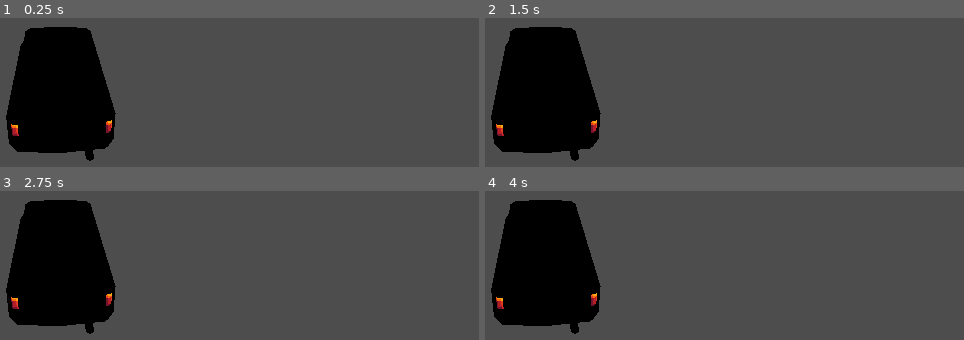
Above: before the commit, frames 1-4 (two rows, left to right).
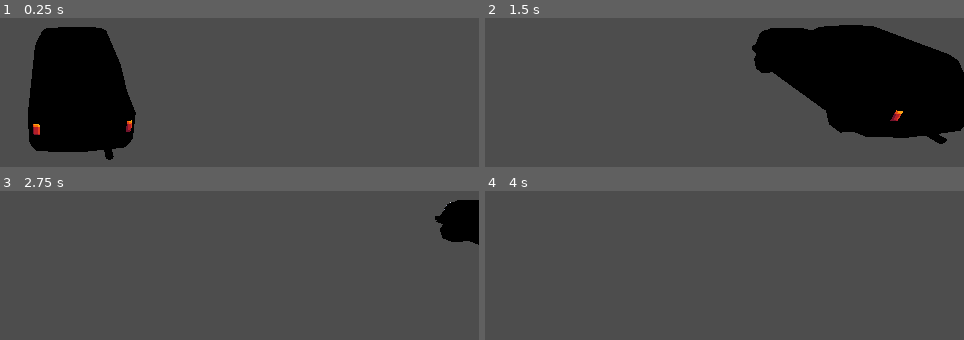
Above: after the commit, the same moments.

Repository: justinbiron/iCanRepository
Game: Godot game, scene res://main_screen.tscn
Same seed, same stepped clock (60 frames per second), same inputs: the game is played once before the commit and once after it.
Inputs:
- Up to frame 1 (0.25 s): no input
- Up to frame 2 (1.5 s): tap Enter at 0.5 s; hold D (Right, bound only after the commit) 0.53-1.28 s; hold A (Left, bound only after the commit) from 1.28 s (still down)
- Up to frame 3 (2.75 s): release A (Left, bound only after the commit) at 2.03 s; hold D (Right, bound only after the commit) from 2.03 s (still down)
- Up to frame 4 (4 s): tap Space at 3.5 s; release D (Right, bound only after the commit) at 3.53 s; hold A (Left, bound only after the commit) from 3.53 s (still down)

The runs differ from the first frame. In frame 1, 6.9% of the frame differs, in the area x 1-29%, y 6-96%; in frame 2, 41%, in the area x 1-100%, y 4-96%; in frame 3, 18%; in frame 4, 16%.

Commit message:
even more changes
even more changes

Diff:
--- a/deer-dodge--deluxe/main_screen.tscn
+++ b/deer-dodge--deluxe/main_screen.tscn
@@ -1,6 +1,7 @@
-[gd_scene load_steps=3 format=3 uid="uid://bbw7n2hshocvo"]
+[gd_scene load_steps=4 format=3 uid="uid://bbw7n2hshocvo"]
 
 [ext_resource type="PackedScene" uid="uid://e88cbc7elxeg" path="res://pixel_car.glb" id="1_tjn2e"]
+[ext_resource type="Script" uid="uid://cikaa0jf4tf6r" path="res://vehicleMovement.gd" id="1_w0p2i"]
 
 [sub_resource type="PhysicsMaterial" id="PhysicsMaterial_0hkt3"]
 
@@ -10,14 +11,17 @@
 physics_material_override = SubResource("PhysicsMaterial_0hkt3")
 
 [node name="VehicleBody3D" type="VehicleBody3D" parent="."]
+gravity_scale = 0.0
+script = ExtResource("1_w0p2i")
 
 [node name="MeshInstance3D" type="MeshInstance3D" parent="VehicleBody3D"]
+transform = Transform3D(1, 0, 0, 0, 1, 0, 0, 0, 1, 0.24886227, 0, 0)
+
+[node name="Sketchfab_Scene2" parent="VehicleBody3D/MeshInstance3D" instance=ExtResource("1_tjn2e")]
+transform = Transform3D(1, 0, 0, 0, 1, 0, 0, 0, 1, -0.3085661, 2.4912415, -0.46528625)
+metadata/_edit_lock_ = true
 
 [node name="CollisionShape3D" type="CollisionShape3D" parent="VehicleBody3D"]
 
 [node name="Camera3D" type="Camera3D" parent="."]
 transform = Transform3D(0.9961576, 0.023537606, -0.084356934, 0.025602248, 0.8428668, 0.5375129, 0.08375342, -0.53760725, 0.83902556, -0.38346314, 5.3926864, 3.5707192)
-
-[node name="Sketchfab_Scene2" parent="." instance=ExtResource("1_tjn2e")]
-transform = Transform3D(1, 0, 0, 0, 1, 0, 0, 0, 1, -0.3085661, 2.4912415, -0.46528625)
-metadata/_edit_lock_ = true
--- a/deer-dodge--deluxe/project.godot
+++ b/deer-dodge--deluxe/project.godot
@@ -17,10 +17,14 @@
 
 [input]
 
-Forward={
+Left={
 "deadzone": 0.2,
 "events": [Object(InputEventKey,"resource_local_to_scene":false,"resource_name":"","device":0,"window_id":0,"alt_presse …(189 unchanged characters)…
-, Object(InputEventKey,"resource_local_to_scene":false,"resource_name":"","device":0,"window_id":0,"alt_pressed":false,"shift_pressed":false,"ctrl_pressed":false,"meta_pressed":false,"pressed":false,"keycode":0,"physical_keycode":68,"key_label":0,"unicode":0,"location":0,"echo":false,"script":null)
+]
+}
+Right={
+"deadzone": 0.2,
+"events": [Object(InputEventKey,"resource_local_to_scene":false,"resource_name":"","device":0,"window_id":0,"alt_pressed":false,"shift_pressed":false,"ctrl_pressed":false,"meta_pressed":false,"pressed":false,"keycode":0,"physical_keycode":68,"key_label":0,"unicode":0,"location":0,"echo":false,"script":null)
 ]
 }
 
--- /dev/null
+++ b/deer-dodge--deluxe/vehicleMovement.gd
@@ -0,0 +1,15 @@
+extends RigidBody3D
+
+var speed = 10.0  # how strong the force is
+
+func _physics_process(delta):
+	var direction = Vector3.ZERO
+
+	if Input.is_action_pressed("Left"):
+		direction.x -= 50
+	if Input.is_action_pressed("Right"):
+		direction.x += 50
+
+	# Apply force sideways
+	if direction != Vector3.ZERO:
+		apply_central_force(direction * speed)
Not shown, added: deer-dodge--deluxe/vehicleMovement.gd.uid
